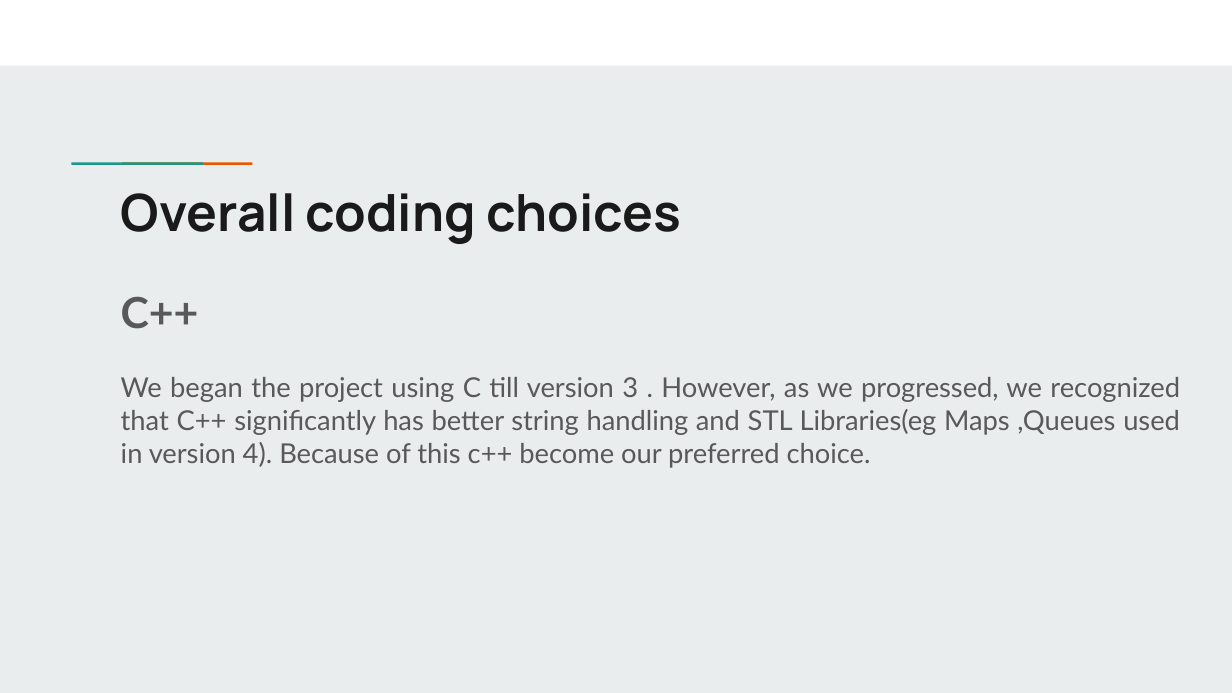
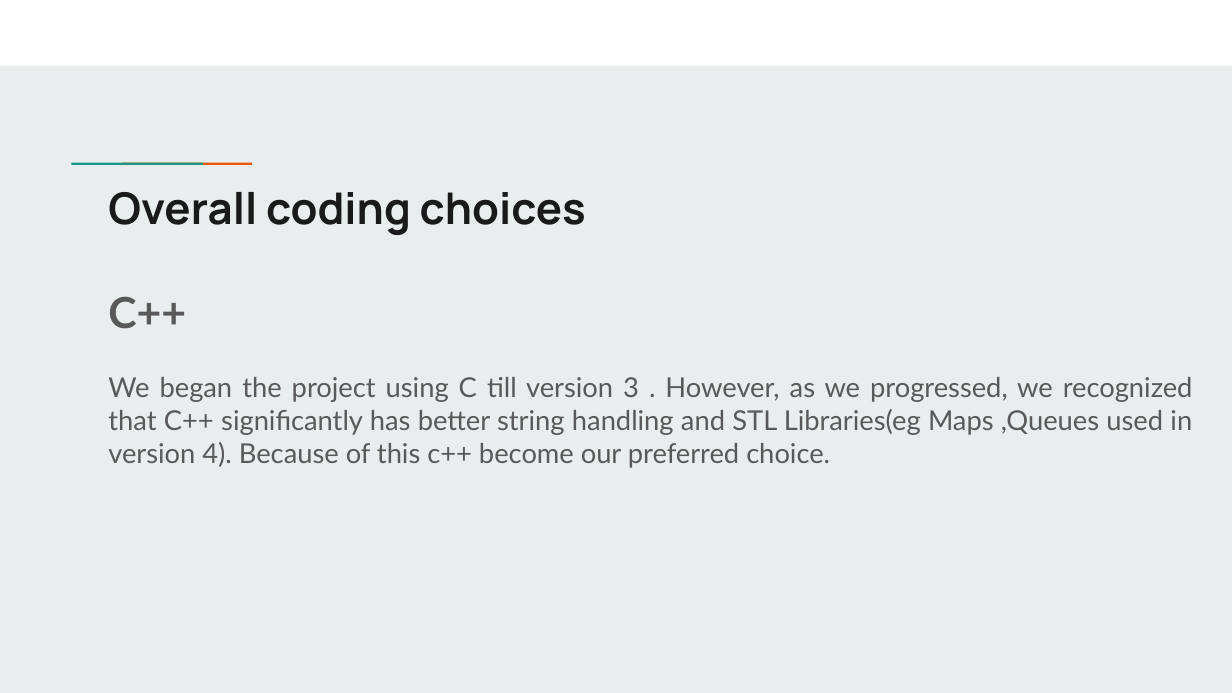
Before and after one commit to irshadkhan2019/grading-server, a slide deck: slide 2 of presentation/Decs ppt.pptx. Drawn at 1232x693 pixels with LibreOffice and Linux fonts; fonts in the diff are those of the drawing. Boxes give left, top, right and bottom in pixels: in the first picture for what was removed or moved away, otherwise in the second. Text is boxed around its words. In the diff, an @@ line names an element or a change of style, - is before the commit and + after.

```diff
--- a/presentation/Decs ppt.pptx
+++ b/presentation/Decs ppt.pptx
@@ rectangle: place and size @@
-rectangle at [112, 160, 163, 166]
+rectangle at [71, 162, 203, 164]
@@ title "Overall coding choices" at [108, 192, 586, 235]: size 30 to 25.5 pt @@
@@ rectangle: place and size @@
-rectangle at [161, 160, 212, 166]
+rectangle at [122, 163, 253, 165]
@@ subtitle "C++" rewrapped from [121, 297, 1180, 468] to [108, 297, 1193, 468] @@
```
Also in this commit, not shown: 7 other slides changed, 4 slides added, 1 slide removed, 2 other files.
